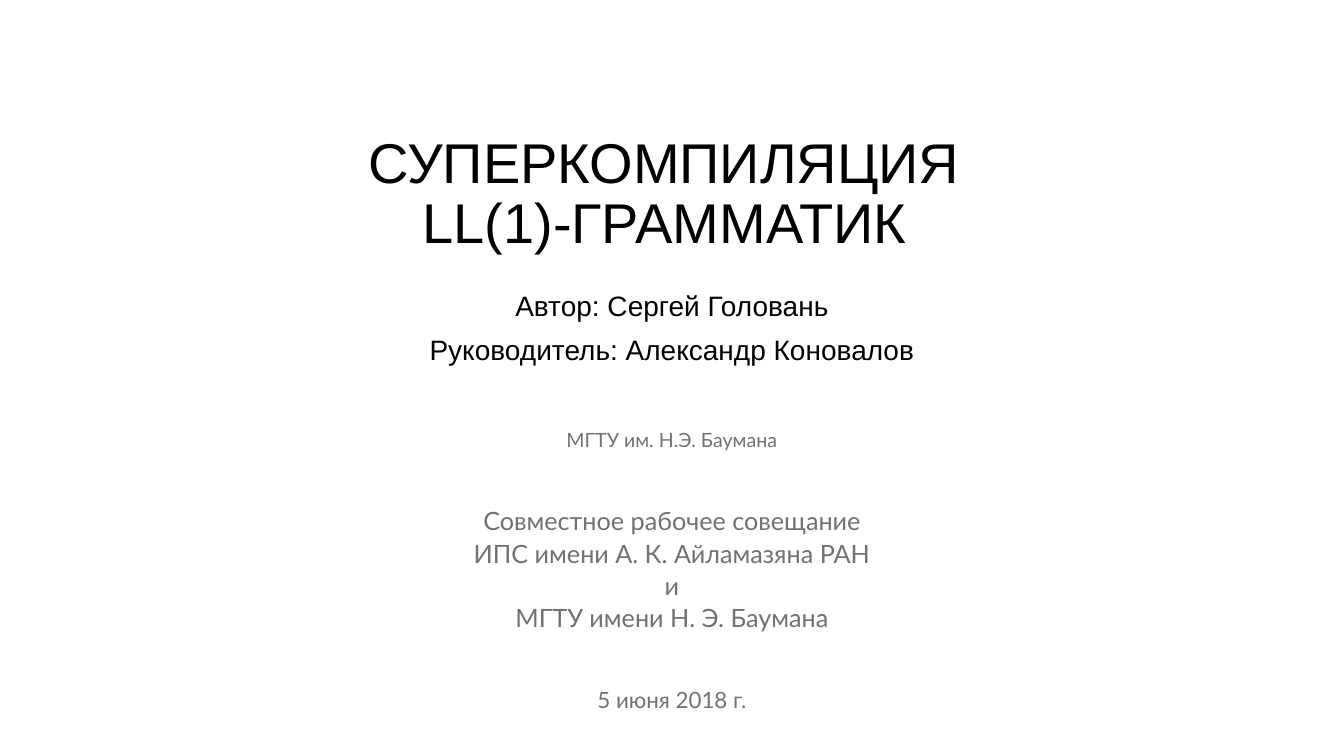
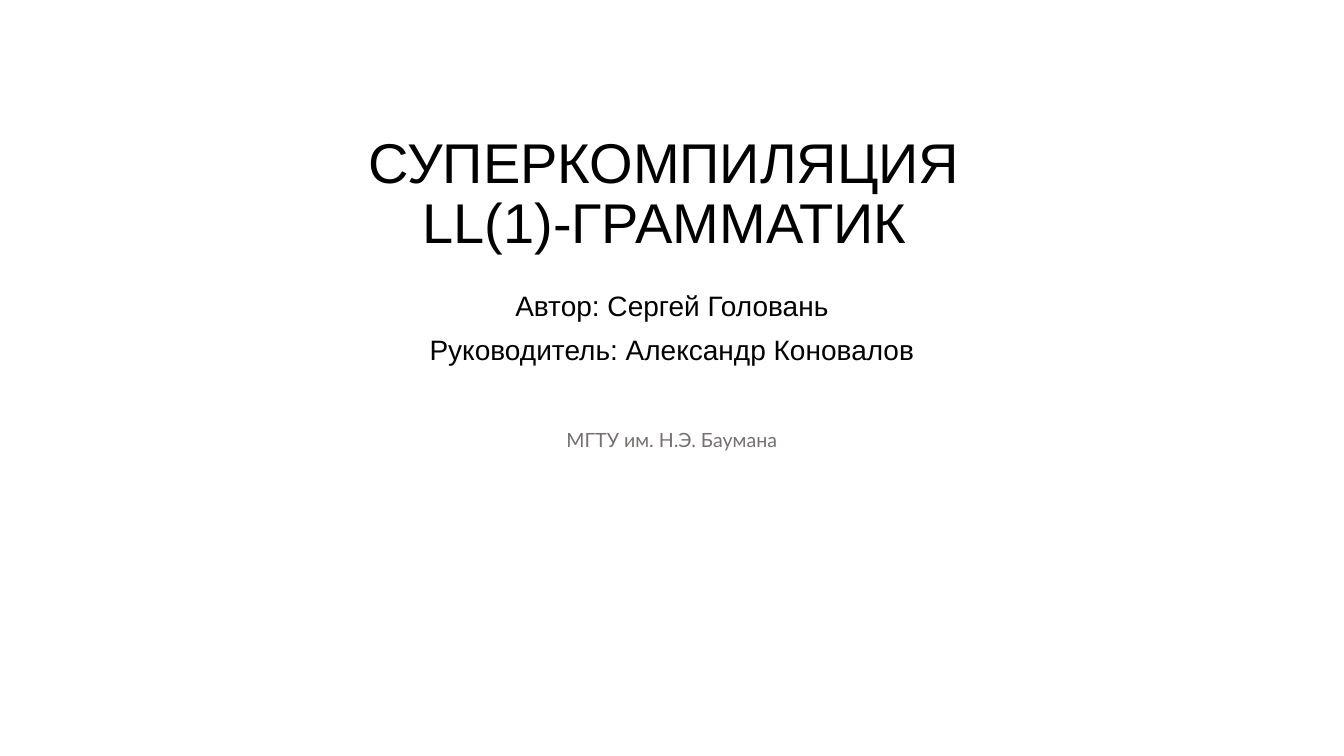
Before and after one commit to mikhmakarov/syntax-analyzers-tester, a slide deck: slide 1 of reports/super.pptx. Drawn at 1344x756 pixels with LibreOffice and Linux fonts; fonts in the diff are those of the drawing. Boxes give left, top, right and bottom in pixels: in the first picture for what was removed or moved away, otherwise in the second. Text is boxed around its words. In the diff, an @@ line names an element or a change of style, - is before the commit and + after.

```diff
--- a/reports/super.pptx
+++ b/reports/super.pptx
@@ subtitle at bbox=[474, 512, 870, 708]: paragraphs removed @@
-Совместное рабочее совещание
-ИПС имени А. К. Айламазяна РАН
-и
-МГТУ имени Н. Э. Баумана
-5 июня 2018 г.
```
Also in this commit, not shown: 1 other slide changed, 14 other files.
